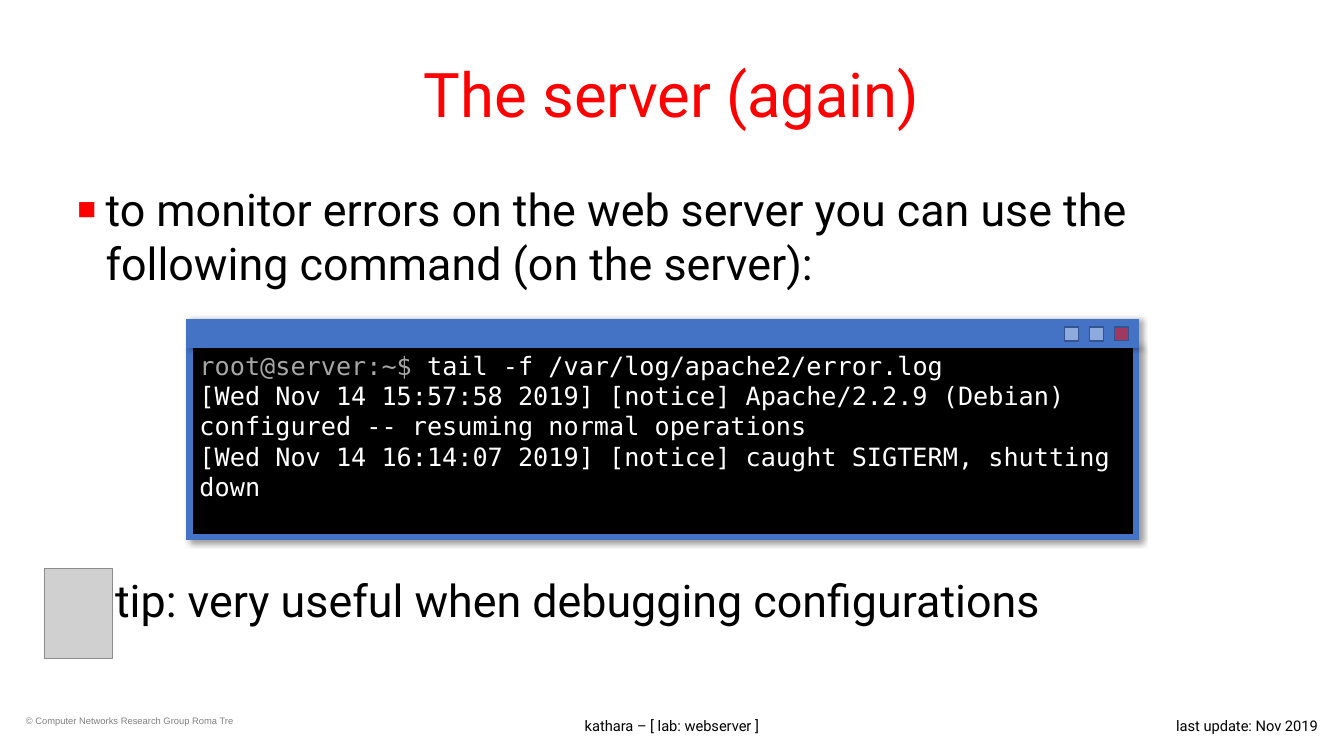
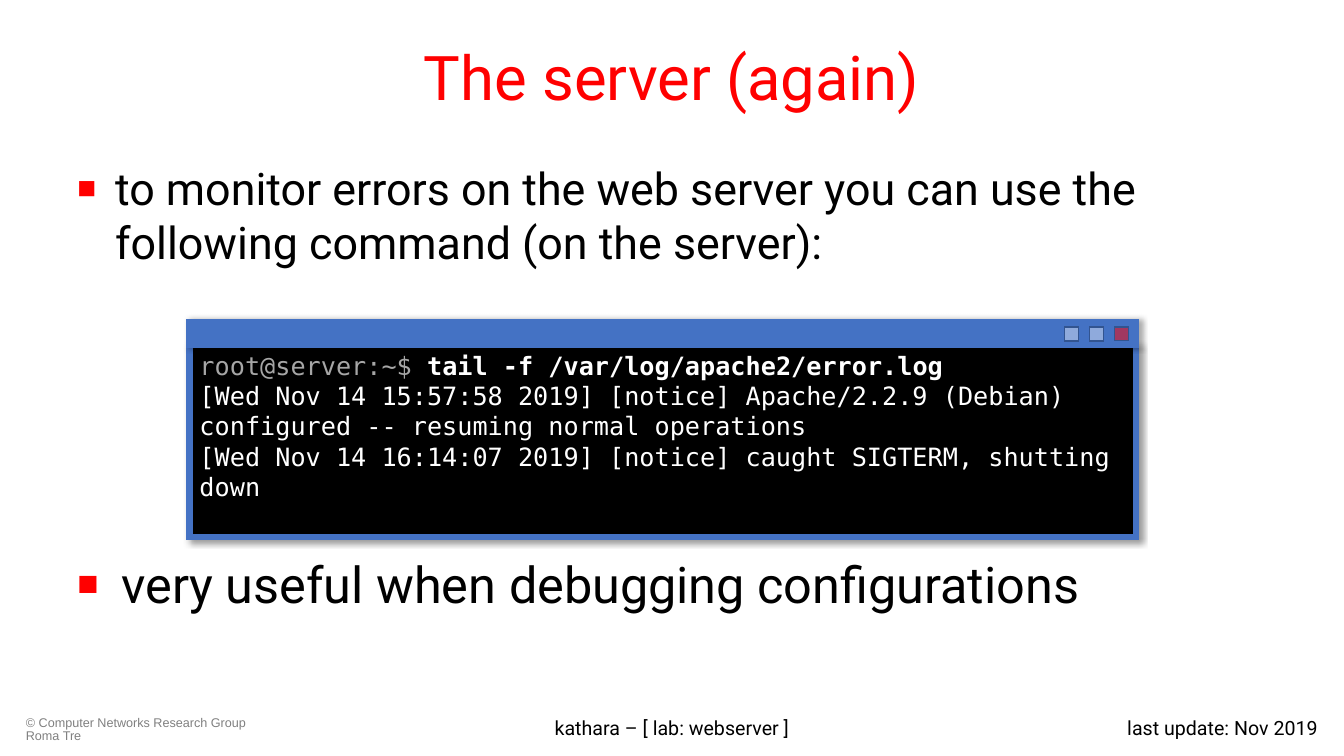
Before and after one commit to KatharaFramework/Kathara-Labs, a slide deck: slide 8 of main-labs/application-level/web-server/008-kathara-lab_web-server.pptx. Drawn at 1344x756 pixels with LibreOffice and Linux fonts; fonts in the diff are those of the drawing; grey boxes stand for pictures; background and template pictures are left out. Boxes give left, top, right and bottom in pixels: in the first picture for what was removed or moved away, otherwise in the second. Text is boxed around its words. In the diff, an @@ line names an element or a change of style, - is before the commit and + after.

Commit message:
Updated webserver slides

```diff
--- a/main-labs/application-level/web-server/008-kathara-lab_web-server.pptx
+++ b/main-labs/application-level/web-server/008-kathara-lab_web-server.pptx
@@ title "The server (again)": place and size @@
-title "The server (again)" at <box>424,68,919,131</box>
+title "The server (again)" at <box>424,51,919,114</box>
@@ text "to monitor errors on the ...": place and size @@
-text "to monitor errors on the ..." at <box>106,192,1126,627</box>
+text "to monitor errors on the ..." at <box>115,171,1136,614</box>
@@ text at <box>115,171,1136,269</box>: indent changed @@
@@ text in rectangle at <box>199,354,942,381</box>: bold on in "tail -f /var/log/apache2/error.log" @@
@@ picture removed at <box>45,569,113,658</box> @@
@@ text at <box>121,564,1080,614</box>: text changed; size 32 to 36 pt @@
-  tip: very useful when debugging configurations
+■ very useful when debugging configurations
@@ text "© Computer Networks Research Group ..." at <box>26,718,246,740</box>: size 6.8 to 9 pt @@
@@ text "kathara – [ lab: webserver ..." at <box>555,720,779,736</box>: size 10.5 to 14 pt @@
@@ text "last update: Nov 2019" at <box>1127,720,1318,739</box>: size 10.5 to 14 pt @@
```
Also in this commit, not shown: 12 other slides changed, 1 other file.
